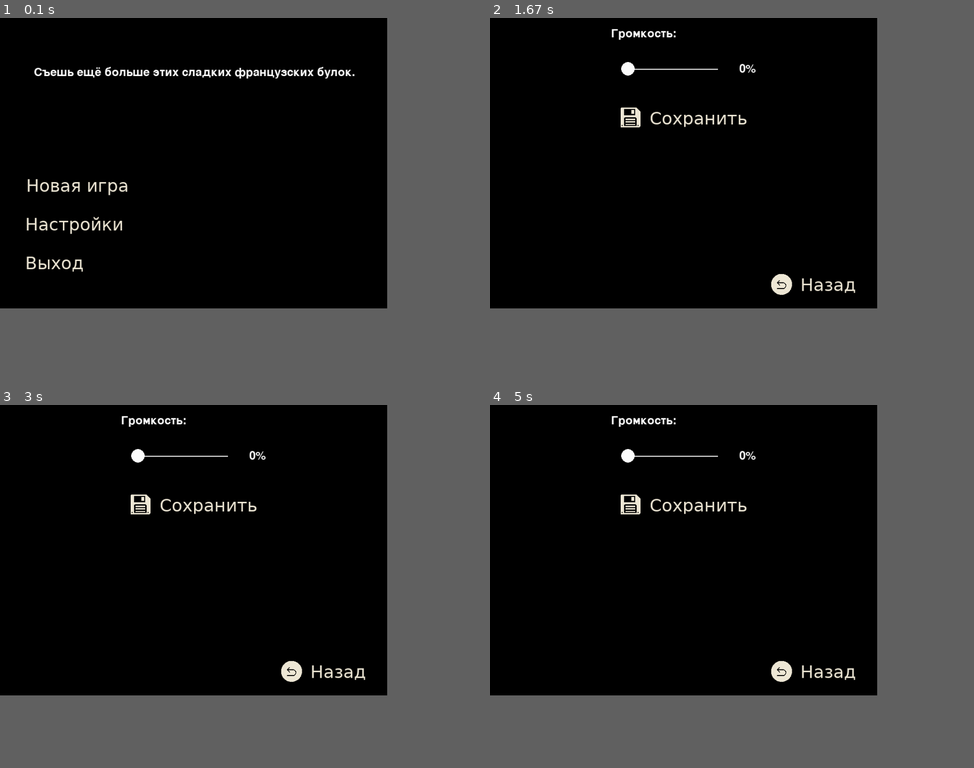
Above: before the commit, frames 1-4 (two rows, left to right).
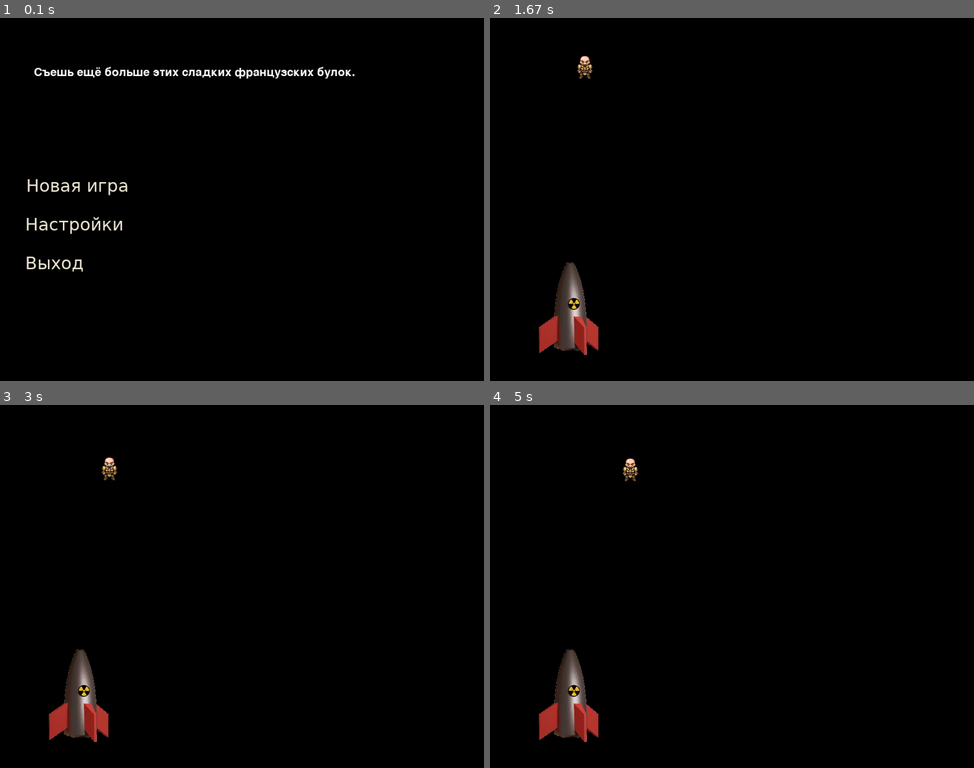
Above: after the commit, the same moments.

Repository: KShekhurin/game2023
Game: pygame game, started from main.py
The game is run twice, just before and just after one commit, with the same random seed, the same clock (stepped at 60 frames per second) and the same inputs.
Inputs (mouse positions are in pixels of both pictures, inside the frame that each line leads up to):
- Up to frame 1 (0.1 s): no input
- Up to frame 2 (1.67 s): click (572, 184) at 0.38 s; hold Right 0.67-1.13 s; move the mouse to (712, 217) at 0.7 s; hold Up 1.17-1.47 s; hold Right from 1.5 s (still down)
- Up to frame 3 (3 s): release Right at 1.97 s; hold Down 2.57-2.87 s
- Up to frame 4 (5 s): hold Up 3.33-3.7 s; hold Right 3.73-4.37 s; hold Down 4.4-4.77 s
In our replay, the window is 720x540 before the commit and 900x675 after it. These sizes can differ from the game's own. Grey fills any space a smaller window leaves; there, only what the larger window draws over its background counts as a difference.

The runs differ from the first frame. In frame 1, only the window size differs. In frame 2, 3.1% of the frame differs, in the area x 10-76%, y 2-93%; in frame 3, 3.1%; in frame 4, 3.1%.

Commit message:
gameplay update

Diff:
--- /dev/null
+++ b/Animation.py
@@ -0,0 +1,47 @@
+import pygame
+
+class Animation:
+    def __init__(self, time, atlas, y_offset, width, height, amount):
+        self.size = (width, height)
+        self.amount = amount
+        self.current_frame = 0
+        self.y_offset = y_offset
+        self.run = False
+        self.timer = 0
+        self.time = time
+        self.atlas = atlas
+
+    def start(self):
+        self.run = True
+        self.timer = 0
+
+    def stop(self):
+        self.run = False
+
+    def update(self):
+        if self.run:
+            self.timer += 1
+            if self.timer > self.time:
+                self.timer = 0
+                self.current_frame = (self.current_frame + 1) % self.amount
+
+    def get_frame(self):
+        return self.atlas, (0, 0), (self.current_frame*self.size[0], self.y_offset, self.size[0], self.size[1])
+
+class AnimationManager:
+    def __init__(self, anim_dict):
+        self.anim_dict = anim_dict
+        self.current_anim = None
+
+    def set_anim(self, name):
+        if self.current_anim != None:
+            self.current_anim.stop()
+
+        self.current_anim = self.anim_dict[name]
+        self.current_anim.start()
+
+    def update(self):
+        self.current_anim.update()
+
+    def get_anim_frame(self):
+        return self.current_anim.get_frame()
--- a/App.py
+++ b/App.py
@@ -3,13 +3,14 @@
 
 
 class App:
-    def __init__(self, loaded_frame: Frame, start_size=(200, 200)):
+    def __init__(self, loaded_frame: Frame, start_size=(480, 320)):
         self.start_size = start_size
         self.loaded_frame = loaded_frame
 
     def start(self):
         pygame.init()
         pygame.font.init()
+        self.clock = pygame.time.Clock()
 
         screen = pygame.display.set_mode(self.start_size)
         run = True
@@ -17,6 +18,8 @@
         self.loaded_frame.post_init(self)
 
         while run:
+            self.clock.tick(50)
+
             events = pygame.event.get()
             for event in events:
                 if event.type == pygame.QUIT:
--- /dev/null
+++ b/Bomb.py
@@ -0,0 +1,20 @@
+import pygame
+
+class Bomb(pygame.sprite.Sprite):
+    def __init__(self, pos, type, *group):
+        super().__init__(*group)
+
+        self.type = type
+
+        self.rect = pygame.rect.Rect(pos, (124, 203))
+        self.image = pygame.Surface(self.rect.size, pygame.SRCALPHA, 32)
+
+        self.texture = pygame.image.load("img/bomb.png")
+
+    def update(self, *events):
+        self.draw()
+
+    def draw(self):
+        self.image.fill((0, 0, 0, 0))
+
+        self.image.blit(self.texture, (0, 0))
--- a/Frames.py
+++ b/Frames.py
@@ -1,7 +1,8 @@
 import sys
 import pygame
 from Widgets import Button, ButtonDesignParams, Label, PicButton, PicButtonDesignParams, Slider, SliderWithValue
-
+from Player import *
+from Bomb import *
 
 class Frame:
     def __init__(self):
@@ -35,6 +36,9 @@
     def goto_settings(self):
         self.app.reload_frame(SettingsFrame())
 
+    def start_game(self):
+        self.app.reload_frame(GameFrame())
+
     def exit(self):
         sys.exit() # Да, это плохо. Я протяну колбеки, но потом.
 
@@ -46,7 +50,7 @@
         new_game_params = PicButtonDesignParams()
         new_game_params.pic = "./img/ng.png"
         new_game_params.focuse_pic = "./img/ng_f.png"
-        PicButton((20, 10 + 300), (300, 70), "", new_game_params, self.goto_settings, self.buttons_group)
+        PicButton((20, 10 + 300), (300, 70), "", new_game_params, self.start_game, self.buttons_group)
 
         #Button((20, 10 + 300), (250, 70), "Начать игру", ButtonDesignParams(), None, self.buttons_group)
         settings_params = PicButtonDesignParams()
@@ -94,3 +98,21 @@
         self.append_many_widgets((
             self.buttons_group,
         ))
+
+class GameFrame(Frame):
+    def __init__(self):
+        super().__init__()
+
+    def post_init(self, app):
+        super().post_init(app)
+
+        self.player_group = pygame.sprite.Group()
+        Player((100, 100), self.player_group)
+
+        self.bombs_group = pygame.sprite.Group()
+        Bomb((100, 500), 1, self.bombs_group)
+
+        self.append_many_widgets((
+            self.player_group,
+            self.bombs_group
+        ))
--- a/Player.py
+++ b/Player.py
@@ -1,12 +1,64 @@
 import pygame
+from Animation import *
 
 class Player(pygame.sprite.Sprite):
-    def __init__(self, pos) -> None:
-        super().__init__()
+    def __init__(self, pos, *groups) -> None:
+        super().__init__(*groups)
 
-        self.image = pygame.Surface((48, 48))
-        self.image.fill('green')
-        self.rect = self.image.get_rect(center = pos)
+        self.rect = pygame.rect.Rect(pos, (65, 68))
+        self.image = pygame.Surface(self.rect.size, pygame.SRCALPHA, 32)
+
+        atlas = pygame.image.load("img/atlas.png")
+        walk_left_anim = Animation(5, atlas, 0, 65, 68, 3)
+        walk_right_anim = Animation(5, atlas, 0, 65, 68, 3)
+        stand_anim = Animation(100, atlas, 68, 65, 68, 1)
+        self.anim_manager = AnimationManager({
+            "walk_left": walk_left_anim,
+            "walk_right": walk_right_anim,
+            "stand": stand_anim
+        })
+        self.anim_manager.set_anim("stand")
+
+        self.x = pos[0]
+        self.y = pos[1]
+        self.direction = pygame.math.Vector2((0, 0))
+        self.speed = 2
 
     def update(self, *events):
-        pass
+        self.direction.x = 0
+        self.direction.y = 0
+
+        pressed = pygame.key.get_pressed()
+        if pressed[pygame.K_LEFT]:
+            self.direction.x = -1
+        if pressed[pygame.K_RIGHT]:
+            self.direction.x = 1
+        if pressed[pygame.K_UP]:
+            self.direction.y = -1
+        if pressed[pygame.K_DOWN]:
+            self.direction.y = 1
+
+        for event in events[0]:
+            if event.type == pygame.KEYDOWN:
+                if event.key == pygame.K_LEFT:
+                    self.anim_manager.set_anim("walk")
+
+            if event.type == pygame.KEYUP:
+                self.anim_manager.set_anim("stand")
+
+        if self.direction.length() > 0:
+            self.direction = self.direction.normalize()
+        self.x += self.direction.x * self.speed
+        self.y += self.direction.y * self.speed
+
+        self.rect.x = self.x
+        self.rect.y = self.y
+
+        self.anim_manager.update()
+
+        self.draw()
+
+    def draw(self):
+        self.image.fill((0, 0, 0, 0))
+
+        self.image.blit(*self.anim_manager.get_anim_frame())
--- /dev/null
+++ b/img/pygame_sprite_animation/main.py
@@ -0,0 +1,120 @@
+import pygame
+pygame.init()
+
+win = pygame.display.set_mode((500,480))
+
+pygame.display.set_caption("First Game")
+
+walkRight = [pygame.image.load('R1.png'), pygame.image.load('R2.png'), pygame.image.load('R3.png'), pygame.image.load('R4.png'), pygame.image.load('R5.png'), pygame.image.load('R6.png'), pygame.image.load('R7.png'), pygame.image.load('R8.png'), pygame.image.load('R9.png')]
+walkLeft = [pygame.image.load('L1.png'), pygame.image.load('L2.png'), pygame.image.load('L3.png'), pygame.image.load('L4.png'), pygame.image.load('L5.png'), pygame.image.load('L6.png'), pygame.image.load('L7.png'), pygame.image.load('L8.png'), pygame.image.load('L9.png')]
+bg = pygame.image.load('bg.jpg')
+char = pygame.image.load('standing.png')
+
+clock = pygame.time.Clock()
+
+
+class player(object):
+    def __init__(self,x,y,width,height):
+        self.x = x
+        self.y = y
+        self.width = width
+        self.height = height
+        self.vel = 5
+        self.isJump = False
+        self.left = False
+        self.right = False
+        self.up = False
+        self.down = False
+        self.walkCount = 0
+        self.jumpCount = 10
+
+    def draw(self, win):
+        if self.walkCount + 1 >= 27:
+            self.walkCount = 0
+
+        if self.left:
+            win.blit(walkLeft[self.walkCount//3], (self.x,self.y))
+            self.walkCount += 1
+        elif self.right:
+            win.blit(walkRight[self.walkCount//3], (self.x,self.y))
+            self.walkCount +=1
+        elif self.up:
+            win.blit(char, (self.x,self.y))
+            self.walkCount +=1
+        elif self.down:
+            win.blit(char, (self.x,self.y))
+            self.walkCount +=1
+        else:
+            win.blit(char, (self.x,self.y))
+
+
+
+def redrawGameWindow():
+    win.blit(bg, (0,0))
+    man.draw(win)
+
+    pygame.display.update()
+
+
+#mainloop
+man = player(200, 410, 64, 64)
+run = True
+while run:
+    clock.tick(27)
+
+    for event in pygame.event.get():
+        if event.type == pygame.QUIT:
+            run = False
+
+    keys = pygame.key.get_pressed()
+
+    if keys[pygame.K_LEFT] and man.x > man.vel:
+        man.x -= man.vel
+        man.left = True
+        man.right = False
+        man.up = False
+        man.down = False
+    elif keys[pygame.K_RIGHT] and man.x < 500 - man.width - man.vel:
+        man.x += man.vel
+        man.right = True
+        man.left = False
+        man.up = False
+        man.down = False
+    elif keys[pygame.K_UP] and man.y > man.vel:
+        man.y -= man.vel
+        man.up = True
+        man.left = False
+        man.right = False
+        man.down = False
+    elif keys[pygame.K_DOWN] and man.y < 480 - man.height- man.vel:
+        man.y += man.vel
+        man.up = False
+        man.left = False
+        man.right = False
+        man.down = True
+    else:
+        man.right = False
+        man.left = False
+        man.up = False
+        man.down = False
+        man.walkCount = 0
+
+    if not(man.isJump):
+        if keys[pygame.K_SPACE]:
+            man.isJump = True
+            man.right = False
+            man.left = False
+            man.walkCount = 0
+    else:
+        if man.jumpCount >= -10:
+            neg = 1
+            if man.jumpCount < 0:
+                neg = -1
+            man.y -= (man.jumpCount ** 2) * 0.5 * neg
+            man.jumpCount -= 1
+        else:
+            man.isJump = False
+            man.jumpCount = 10
+
+    redrawGameWindow()
+pygame.quit()
--- a/main.py
+++ b/main.py
@@ -4,7 +4,7 @@
 
 def main():
     frame = MenuFrame()
-    application = App(frame, (800, 600))
+    application = App(frame, (1000, 750))
     application.start()
 
 
Binary file added: img/atlas.png
Binary file added: img/bomb.png
Binary file added: img/pygame_sprite_animation/L1.png
Binary file added: img/pygame_sprite_animation/L10E.png
Binary file added: img/pygame_sprite_animation/L11E.png
Binary file added: img/pygame_sprite_animation/L1E.png
Binary file added: img/pygame_sprite_animation/L2.png
Binary file added: img/pygame_sprite_animation/L2E.png
Binary file added: img/pygame_sprite_animation/L3.png
Binary file added: img/pygame_sprite_animation/L3E.png
Binary file added: img/pygame_sprite_animation/L4.png
Binary file added: img/pygame_sprite_animation/L4E.png
(and 33 more such lines)
